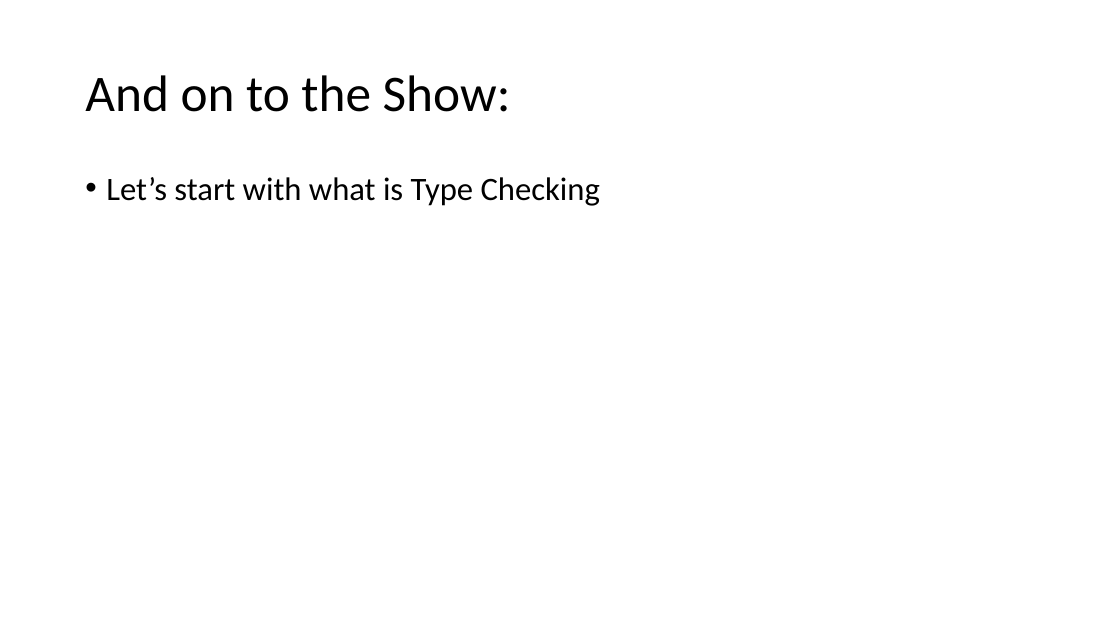
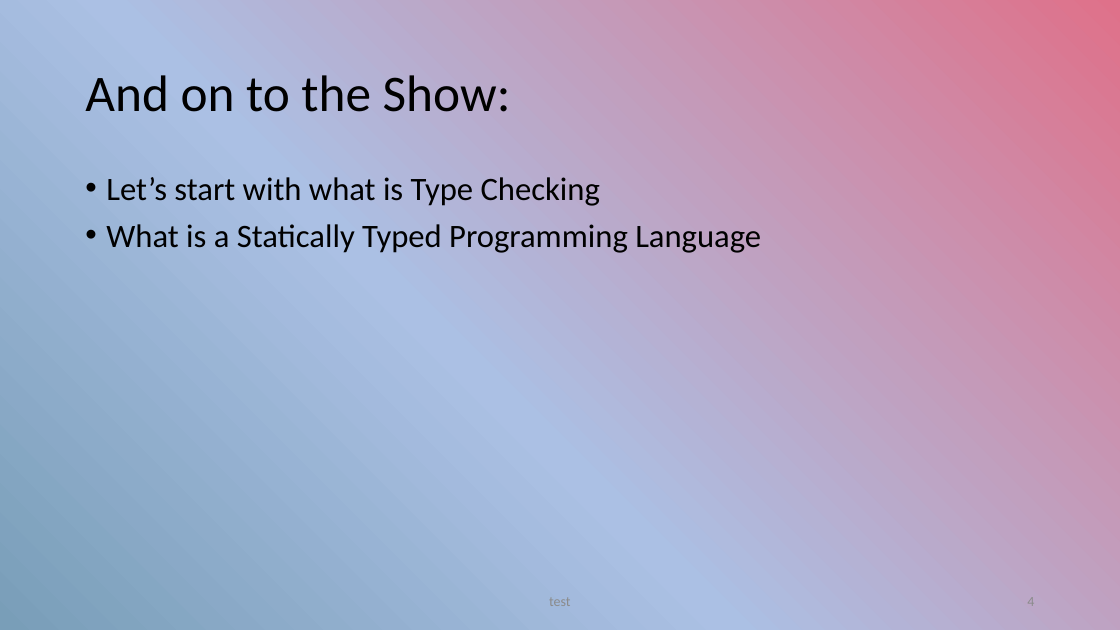
Before and after one commit to seanwestfall/algorithm_w_presentation, a slide deck: slide 3 of Presentation1.pptx. Drawn at 1120x630 pixels with LibreOffice and Linux fonts; fonts in the diff are those of the drawing. Boxes give left, top, right and bottom in pixels: in the first picture for what was removed or moved away, otherwise in the second. Text is boxed around its words. In the diff, an @@ line names an element or a change of style, - is before the commit and + after.

```diff
--- a/Presentation1.pptx
+++ b/Presentation1.pptx
@@ background #FFFFFF to gradient #799EB8 to #ABC0E4 to #DF718A @@
@@ text at (x1=106, y1=224, x2=761, y2=253): paragraph added @@
+• What is a Statically Typed Programming Language
@@ text added at (x1=549, y1=597, x2=570, y2=606), 12 pt, text #8C8C8C @@
+test
@@ page number added at (x1=1027, y1=597, x2=1034, y2=606), 12 pt, text #8C8C8C @@
+4
```
Also in this commit, not shown: 2 other slides changed, 7 slides added.
